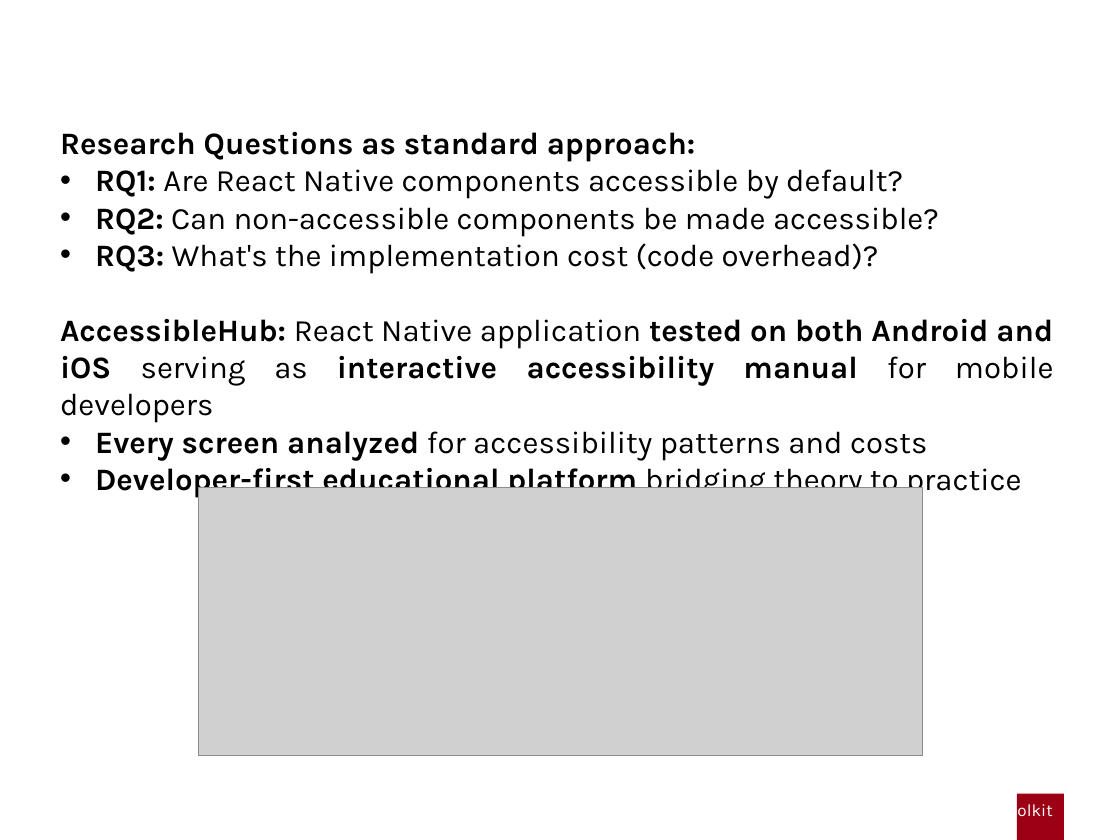
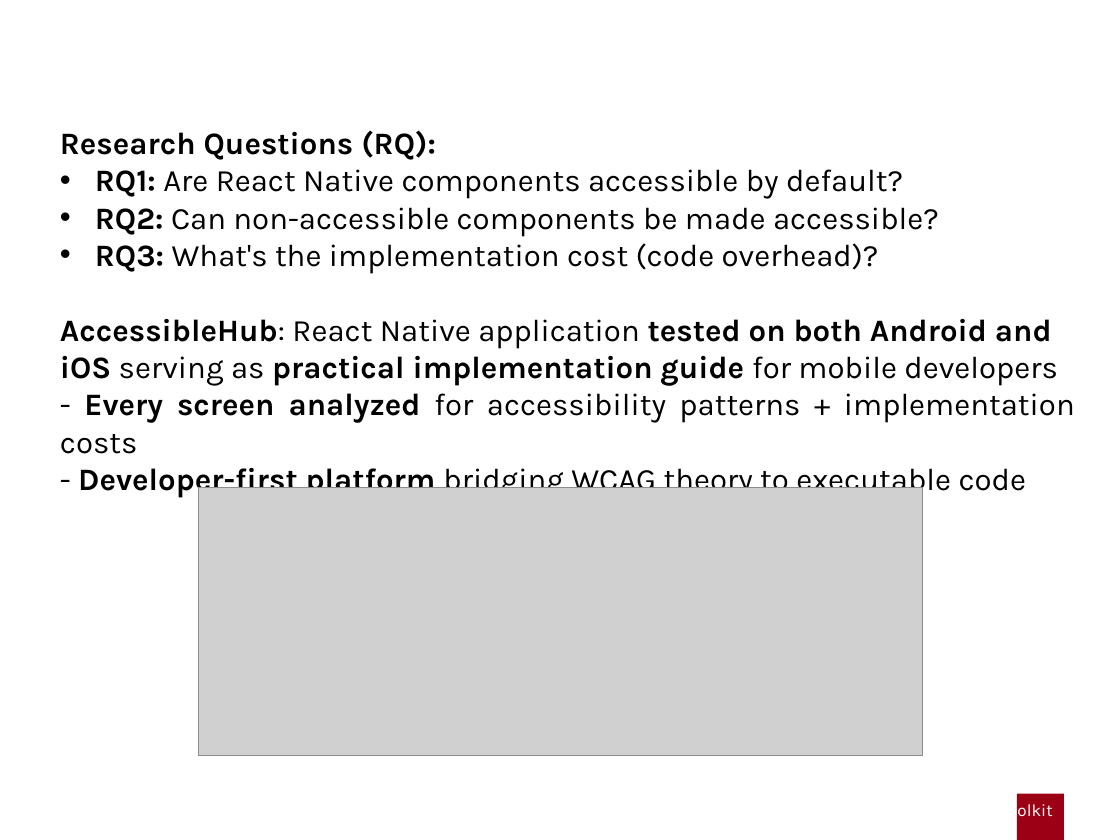
Before and after one commit to gabrielrovesti/Master-Thesis-UniPD, a slide deck: slide 5 of Thesis Presentation/Presentation Gabriel Rovesti.pptx (slide 6 before the commit). Drawn at 1120x840 pixels with LibreOffice and Linux fonts; fonts in the diff are those of the drawing; grey boxes stand for pictures; background and template pictures are left out. Boxes give left, top, right and bottom in pixels: in the first picture for what was removed or moved away, otherwise in the second. Text is boxed around its words. In the diff, an @@ line names an element or a change of style, - is before the commit and + after.

```diff
--- a/Thesis Presentation/Presentation Gabriel Rovesti.pptx
+++ b/Thesis Presentation/Presentation Gabriel Rovesti.pptx
@@ text at [60,130,436,160]: text changed @@
-Research Questions as standard approach:
+Research Questions (RQ):
@@ text at [60,319,1075,499]: text changed; bold off @@
-AccessibleHub: React Native application tested on both Android and iOS serving as interactive accessibility manual for mobile developers
-• Every screen analyzed for accessibility patterns and costs
-• Developer-first educational platform bridging theory to practice
+AccessibleHub: React Native application tested on both Android and
+iOS serving as practical implementation guide for mobile developers
+- Every screen analyzed for accessibility patterns + implementation costs
+- Developer-first platform bridging WCAG theory to executable code
```
Also in this commit, not shown: 10 other slides changed, 1 slide added, 1 slide removed, 3 other files.
